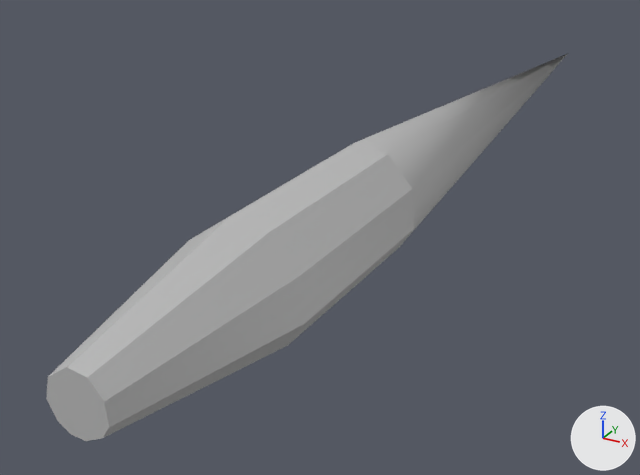
A saved change to the FBX model src/ProjectMagma/ProjectMagma/Content/Models/Visualizations/flame_primitive.fbx.
The view is the same before and after, from a 50 mm camera at (0.145, -0.624, 0.129) aimed at (-0.04, -0.287, -0.039). Every picture has the same lights, and +X, +Y and +Z are marked at lower right. Where no turn or scale is listed for an object, it has been applied to the vertices. Vertices at the same position are counted once.
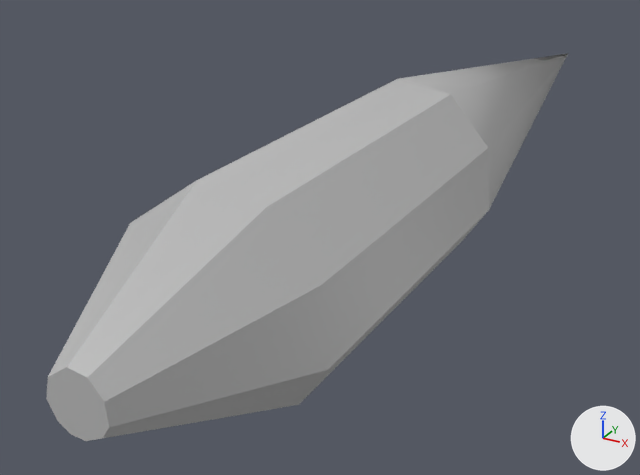
What differs and where, as boxes (x1, y1, x2, y2) in the pictures (640 x 475 px; the box of a moved part takes in the faces that stretch with it):
'pCone1', reshaped
    before: (46, 54, 567, 441)
    after: (46, 53, 568, 441)
part 1 of me_pcone1, moved or reshaped
    before: (48, 54, 566, 437)
    after: (48, 54, 567, 438)

Diff of the bpy script that builds the scene:
```diff
--- a/src/ProjectMagma/ProjectMagma/Content/Models/Visualizations/flame_primitive.fbx.py
+++ b/src/ProjectMagma/ProjectMagma/Content/Models/Visualizations/flame_primitive.fbx.py
@@ me_pcone1 @@
 me_pcone1.from_pydata(...)  # 31 vertices, 31 faces; spans x -0.024..0.023, y -0.44..0.041, z -0.024..0.024
 # used by ob_pcone1; location = (0.0, -0.0472, 0.0)
+# me_pcone1 part 1: all 20 vertices in x -0.024..0.023, y -0.364..-0.278, z -0.024..0.024 are scaled about their middle by 1.66, then moved by (0.0, 0.016, 0.0)
 me_pcone1.materials.append(mat_lambert1)
```
